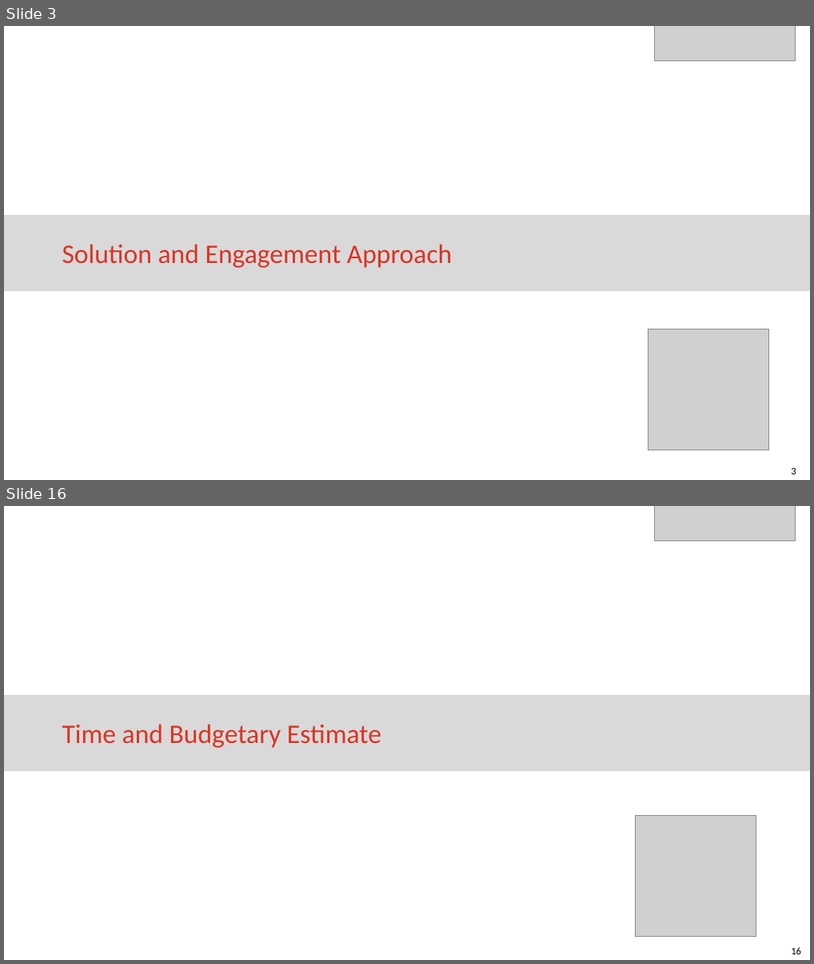
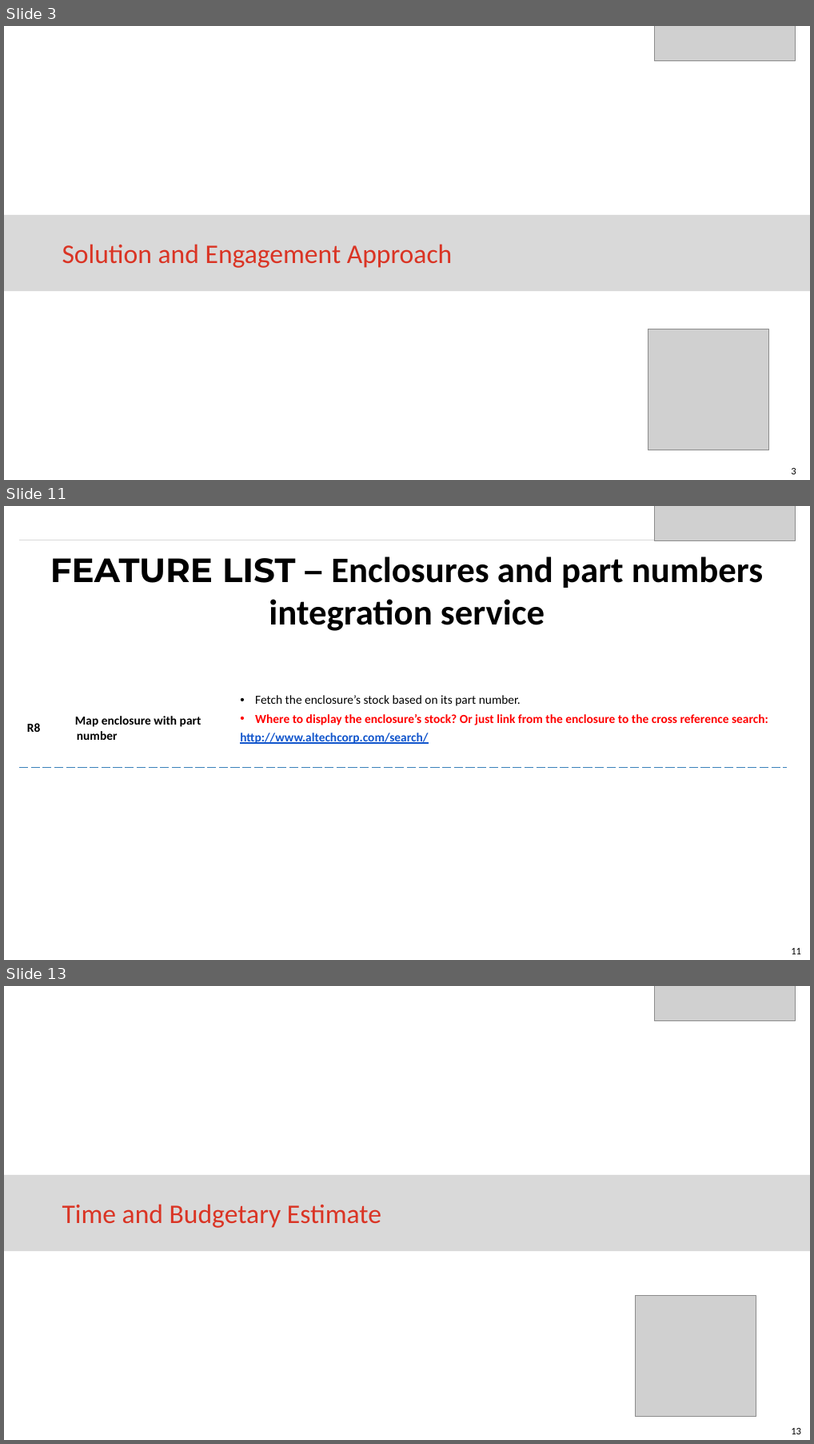
Before and after one commit to eaitbrahim/AltechEnclosures, a slide deck: Code Gate Proposal to Altech for Enclosures App.pptx. Shown one above the other, each under a label of ours: slides 3 and 16 before the commit, slides 3, 11 and 13 after it; the slides between them are not shown. The pictures are 814x964 and 814x1444 pixels, drawn with LibreOffice and Linux fonts; fonts in the diff are those of the drawing; grey boxes stand for pictures. Boxes give left, top, right and bottom in pixels: in the first picture for what was removed or moved away, otherwise in the second. Text is boxed around its words. In the diff, an @@ line names an element or a change of style, - is before the commit and + after.

```diff
--- a/Code Gate Proposal to Altech for Enclosures App.pptx
+++ b/Code Gate Proposal to Altech for Enclosures App.pptx
@@ slide 11 added at [4,506,810,960], background #FFFFFF; not listed: 1 template element that a slide beside it also shows @@
@@ picture added at [654,506,796,540] @@
@@ line added from (19, 540) to (795, 540), #D9D9D9 0.75 pt @@
@@ title added at [50,556,763,631], 32 pt, text #000000, bold @@
+FEATURE LIST – Enclosures and part numbers integration service
@@ table added at [19,688,789,766], 1 rows, 3 columns @@
+R8 | Map enclosure with part number | Fetch the enclosure’s stock based on its part number. / Where to display the enclosure’s stock? Or just link from the enclosure to the cross reference search: / http://www.altechcorp.com/search/
@@ what was slide 16 is now slide 13 @@
@@ page number at [791,1428,802,1434]: text changed @@
-16
+13
```
Also in this commit, not shown: 6 slides changed, 6 other slides added, 10 slides removed.
